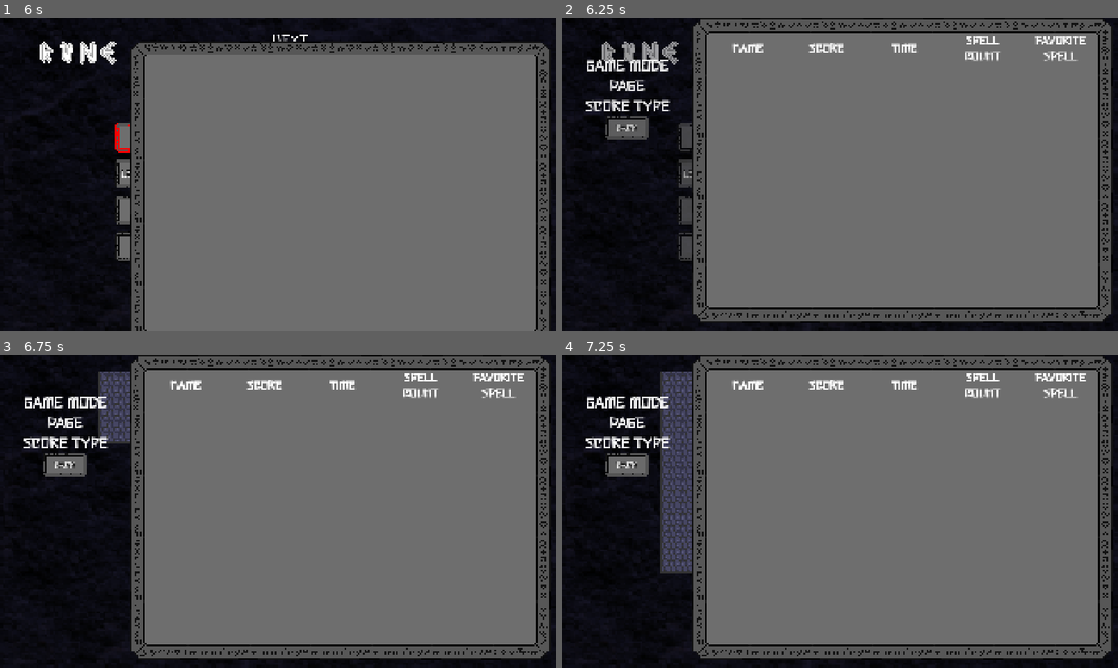
Above: before the commit, frames 1-4 (two rows, left to right).
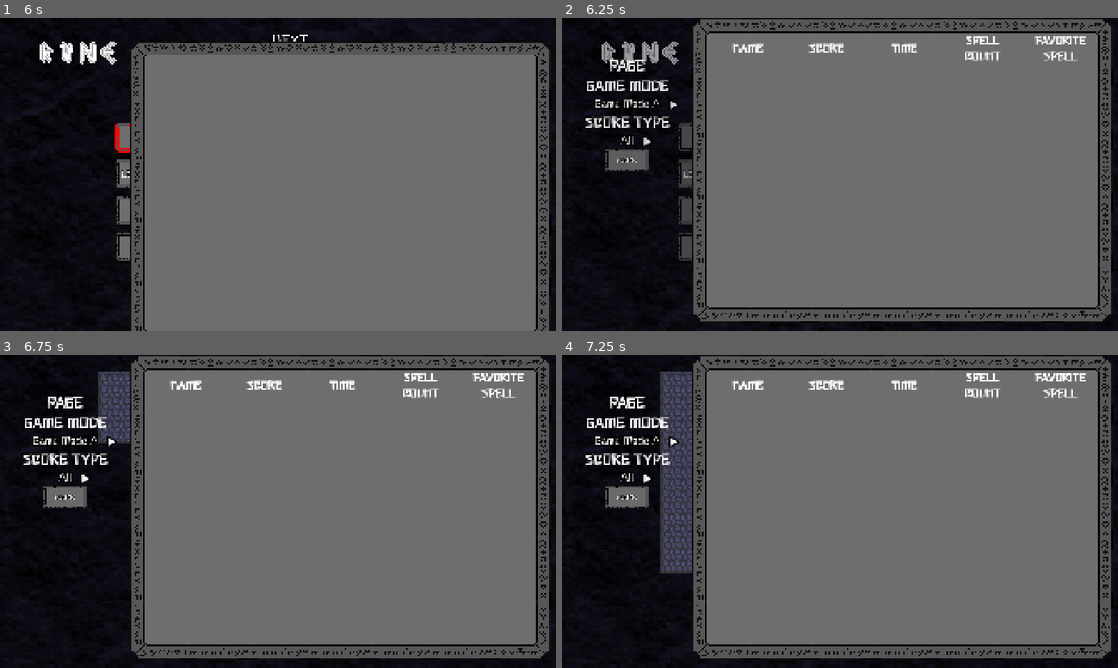
Above: after the commit, the same moments.

Repository: dreamblader/rune_ruckus
Game: Godot game, scene res://splash/splash_scene.tscn
Two runs of this game, one before a commit and one after it. Both use one fixed random seed, a clock stepped at 60 frames per second and the inputs below.
Inputs (mouse positions are in pixels of both pictures, inside the frame that each line leads up to):
- Up to frame 1 (6 s): tap Enter (ui_accept) at 0.5, 0.77, 1.52, 2, 2.75, 3.02, 3.5, 3.77, 4.25, 4.52 s; move the mouse to (400, 158) at 0.52 s; hold Right (ui_right) 0.53-1.28 s; hold S (drop) 0.53-1.28 s; click (400, 158) at 0.67 s; move the mouse to (166, 190) at 1.27 s; hold Down (ui_down) 1.28-2.03 s; tap Q (move_spell_l) at 1.35, 5.85 s; move the mouse to (333, 105) at 2.02 s; hold Right (ui_right) 2.03-2.78 s; hold E (move_spell_r) 2.03-2.78 s; move the mouse to (250, 237) at 2.77 s; hold Up (ui_up) 2.78-3.53 s; tap A (rotate_l) at 2.85 s; click (250, 237) at 2.92 s; move the mouse to (444, 221) at 3.52 s; hold D (rotate_r) 3.53-4.28 s; hold Left (ui_left) 3.53-5.03 s; move the mouse to (111, 127) at 4.27 s; tap Space (spell) at 4.35 s; move the mouse to (305, 174) at 5.02 s; hold Down (ui_down) 5.03-5.78 s; hold S (drop) 5.03-5.78 s; click (305, 174) at 5.17 s; move the mouse to (155, 136) at 5.77 s; hold Right (ui_right) from 5.78 s (still down); click (155, 136) at 5.92 s
- Up to frame 2 (6.25 s): keep holding Right (ui_right); tap Enter (ui_accept) at 6.02 s
- Up to frame 3 (6.75 s): move the mouse to (66, 464) at 6.52 s; release Right (ui_right) at 6.53 s; hold Up (ui_up) from 6.53 s (still down); hold E (move_spell_r) from 6.53 s (still down); click (66, 464) at 6.67 s
- Up to frame 4 (7.25 s): keep holding Up (ui_up); keep holding E (move_spell_r); tap Enter (ui_accept) at 6.77 s

Frame 1 is identical in both runs. In frame 2, 2.3% of the frame differs, in the area x 4-21%, y 13-49%; in frame 3, 2.4%; in frame 4, 2.4%, in the area x 4-22%, y 13-49%.
Error after the commit: Invalid access to property or key '0' on a base object of type 'Dictionary'. (res://ui/menu/score_menu/score_menu_script.gd:195)

Commit message:
spinners added and functionality. Still need to test

Diff:
--- a/ui/menu/score_menu/score_menu_scene.tscn
+++ b/ui/menu/score_menu/score_menu_scene.tscn
@@ -494,6 +494,19 @@
 offset_right = 449.0
 offset_bottom = 1083.0
 
+[node name="PageLabel" type="Label" parent="ScoreToolMenu" unique_id=206585111]
+layout_mode = 2
+theme_override_colors/font_outline_color = Color(1, 1, 1, 1)
+theme_override_constants/outline_size = 5
+theme_override_fonts/font = ExtResource("4_ijf4m")
+theme_override_font_sizes/font_size = 45
+text = "PAGE"
+horizontal_alignment = 1
+
+[node name="PageSpinner" parent="ScoreToolMenu" unique_id=585554159 instance=ExtResource("7_xye5v")]
+unique_name_in_owner = true
+layout_mode = 2
+
 [node name="GameModeLabel" type="Label" parent="ScoreToolMenu" unique_id=1798911122]
 layout_mode = 2
 theme_override_colors/font_outline_color = Color(1, 1, 1, 1)
@@ -503,17 +516,10 @@
 text = "GAME MODE"
 horizontal_alignment = 1
 
-[node name="Spinner" parent="ScoreToolMenu" unique_id=585554159 instance=ExtResource("7_xye5v")]
-layout_mode = 2
-
-[node name="PageLabel" type="Label" parent="ScoreToolMenu" unique_id=206585111]
-layout_mode = 2
-theme_override_colors/font_outline_color = Color(1, 1, 1, 1)
-theme_override_constants/outline_size = 5
-theme_override_fonts/font = ExtResource("4_ijf4m")
-theme_override_font_sizes/font_size = 45
-text = "PAGE"
-horizontal_alignment = 1
+[node name="ModeSpinner" parent="ScoreToolMenu" unique_id=2060019035 instance=ExtResource("7_xye5v")]
+unique_name_in_owner = true
+layout_mode = 2
+options = Array[String](["Game Mode A", "Game Mode B"])
 
 [node name="ScoreTypeLabel" type="Label" parent="ScoreToolMenu" unique_id=714704537]
 layout_mode = 2
@@ -524,6 +530,11 @@
 text = "SCORE TYPE"
 horizontal_alignment = 1
 
+[node name="ScoreSpinner" parent="ScoreToolMenu" unique_id=1683506292 instance=ExtResource("7_xye5v")]
+unique_name_in_owner = true
+layout_mode = 2
+options = Array[String](["All", "Players Only", "NPC Only"])
+
 [node name="Back" parent="ScoreToolMenu" unique_id=2072040127 instance=ExtResource("7_vk5bk")]
 unique_name_in_owner = true
 custom_minimum_size = Vector2(150, 0)
@@ -538,3 +549,7 @@
 [connection signal="text_changed" from="Content/MarginContainer/MenuContainer/Menu/LineEdit" to="." method="_on_line_edit_text_changed"]
 [connection signal="selected" from="Content/MarginContainer/MenuContainer/Menu/Save" to="." method="_on_save_selected"]
 [connection signal="selected" from="Content/MarginContainer/MenuContainer/Menu/Skip" to="." method="_on_skip_selected"]
+[connection signal="update" from="ScoreToolMenu/PageSpinner" to="." method="_on_page_spinner_update"]
+[connection signal="update" from="ScoreToolMenu/ModeSpinner" to="." method="_on_mode_spinner_update"]
+[connection signal="update" from="ScoreToolMenu/ScoreSpinner" to="." method="_on_score_spinner_update"]
+[connection signal="selected" from="ScoreToolMenu/Back" to="." method="_on_back_selected"]
--- a/ui/menu/score_menu/score_menu_script.gd
+++ b/ui/menu/score_menu/score_menu_script.gd
@@ -1,4 +1,6 @@
 extends Node2D
+
+enum ScoreType{ ALL, PLAYER, NPC }
 
 @onready var animation = $AnimationPlayer
 @onready var rank_info_label = $Content/MarginContainer/MenuContainer/RankInfo
@@ -16,7 +18,9 @@
 @export var view_page_size: int = 15
 @export var max_view_pages: int = 2
 
-var current_view_page: int = 1
+var pages = []
+var current_score_mode:ScoreType = ScoreType.ALL
+var current_view_page: int = 0
 var score_data: ScoreData
 var current_mode : GameData.GAMEMODE = GameData.GAMEMODE.A
 var rank_info_text: String = "You got %s place on the Score Rank\nPlease input your name to save your score\n"
@@ -25,8 +29,6 @@
 
 var tween: Tween
 var current_player_name_label:Label = null
-
-enum MenuMode{ RECORD, VIEW }
 
 signal dismiss
 
@@ -168,16 +170,37 @@
 
 
 func start_view() -> void:
-	var pages = []
 	animation.play("enter_menu_mode")
+	current_mode = GameData.GAMEMODE.A
+	current_score_mode = ScoreType.ALL
 	content_record_box.visible = false
 	self.visible = true
 	board.columns = 5
 	add_board_headers(headers)
+	paginate_view()
+
+
+func paginate_view() -> void:
+	pages.clear()
+	var current_viewboard = {}
+
+	match current_score_mode:
+		ScoreType.ALL:
+			current_viewboard = GameData.view_board
+		ScoreType.PLAYER:
+			current_viewboard = GameData.game_data.score
+		ScoreType.NPC:
+			current_viewboard = GameData.pseudo_leaderboard_scores
+
+	var current_view = current_viewboard[current_mode]
+
 	for i in range(max_view_pages):
-		pages.append(GameData.view_board["A"].slice(i*view_page_size, view_page_size*(i+1)))
-	#TODO is ust showing 14 because there is just 14 stuff
-	#TODO Disable Page 2 if size is smaller than 15
+		var final_index = min(view_page_size*(i+1), current_view.size()-1)
+		pages.append(current_view.slice(i*view_page_size, final_index))
+
+	if pages.size() > current_view_page:
+		current_view_page = pages.size() - 1
+
 	populate_board(pages[current_view_page])
 
 
@@ -303,3 +326,24 @@
 
 func _on_skip_selected() -> void:
 	end_menu()
+
+
+func _on_score_spinner_update(value: Variant) -> void:
+	var new_score_subset = ScoreType.values()[value]
+	current_score_mode = new_score_subset
+	paginate_view()
+
+
+func _on_mode_spinner_update(value: Variant) -> void:
+	var new_mode = GameData.GAMEMODE.values()[value]
+	current_mode = new_mode
+	paginate_view()
+
+
+func _on_page_spinner_update(value: Variant) -> void:
+	current_view_page = value
+	populate_board(pages[current_view_page])
+
+
+func _on_back_selected() -> void:
+	end_menu()
--- a/ui/spinner/spinner_scene.tscn
+++ b/ui/spinner/spinner_scene.tscn
@@ -2,6 +2,22 @@
 
 [ext_resource type="Script" uid="uid://bgpyvce4seo86" path="res://ui/spinner/spinner_script.gd" id="1_j6t2o"]
 [ext_resource type="FontFile" uid="uid://qm41pjw6s1wh" path="res://font/Stick-Regular.ttf" id="1_wsp6t"]
+
+[sub_resource type="StyleBoxFlat" id="StyleBoxFlat_j6t2o"]
+content_margin_left = 4.0
+content_margin_top = 4.0
+content_margin_right = 4.0
+content_margin_bottom = 4.0
+bg_color = Color(1, 1, 1, 1)
+draw_center = false
+border_width_bottom = 5
+border_color = Color(1, 1, 1, 1)
+corner_radius_top_left = 3
+corner_radius_top_right = 3
+corner_radius_bottom_right = 3
+corner_radius_bottom_left = 3
+corner_detail = 1
+expand_margin_bottom = 2.0
 
 [node name="Spinner" type="HBoxContainer" unique_id=585554159]
 focus_mode = 2
@@ -26,6 +42,7 @@
 theme_override_constants/outline_size = 20
 theme_override_fonts/font = ExtResource("1_wsp6t")
 theme_override_font_sizes/font_size = 35
+theme_override_styles/focus = SubResource("StyleBoxFlat_j6t2o")
 text = "TEST"
 horizontal_alignment = 1
 
--- a/ui/spinner/spinner_script.gd
+++ b/ui/spinner/spinner_script.gd
@@ -7,6 +7,9 @@
 @export var options: Array[String]
 
 var current_index = 0
+var tween:Tween
+
+signal update(value)
 
 
 func _input(event: InputEvent) -> void:
@@ -37,9 +40,11 @@
 
 
 func update_spinner() -> void:
-	text_label.text = options[current_index]
+	var current_option = options[current_index]
+	text_label.text = current_option
 	left_icon.modulate.a = 0 if current_index == 0 else 1
 	right_icon.modulate.a = 0 if current_index == options.size()-1 else 1
+	update.emit(current_index)
 
 
 func _on_r_gui_input(event: InputEvent) -> void:
@@ -55,8 +60,16 @@
 
 
 func _on_focus_entered() -> void:
-	pass # Replace with function body.
+	var tween_duration = 1
+	tween = create_tween()
+	tween.tween_property(left_icon, "theme_override_color/font_outline_color", Color.RED, tween_duration)
+	tween.set_parallel().tween_property(right_icon, "theme_override_color/font_outline_color", Color.RED, tween_duration)
+	tween.tween_property(left_icon, "theme_override_color/font_outline_color", Color.WHITE, tween_duration)
+	tween.set_parallel().tween_property(right_icon, "theme_override_color/font_outline_color", Color.WHITE, tween_duration)
+	text_label.add_theme_color_override("font_color", Color.RED)
 
 
 func _on_focus_exited() -> void:
-	pass # Replace with function body.
+	tween.stop()
+	tween = null
+	text_label.add_theme_color_override("font_color", Color.WHITE)
